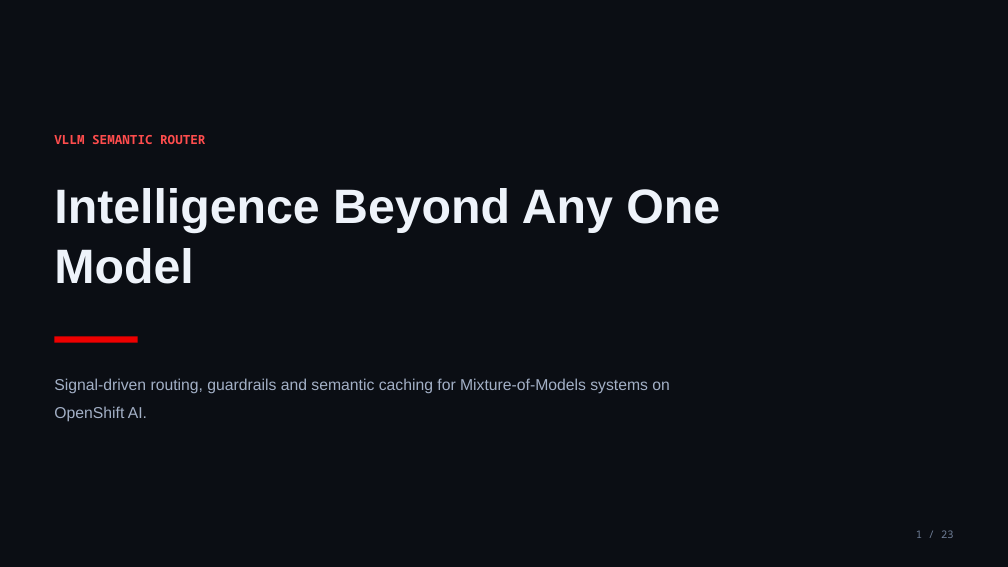
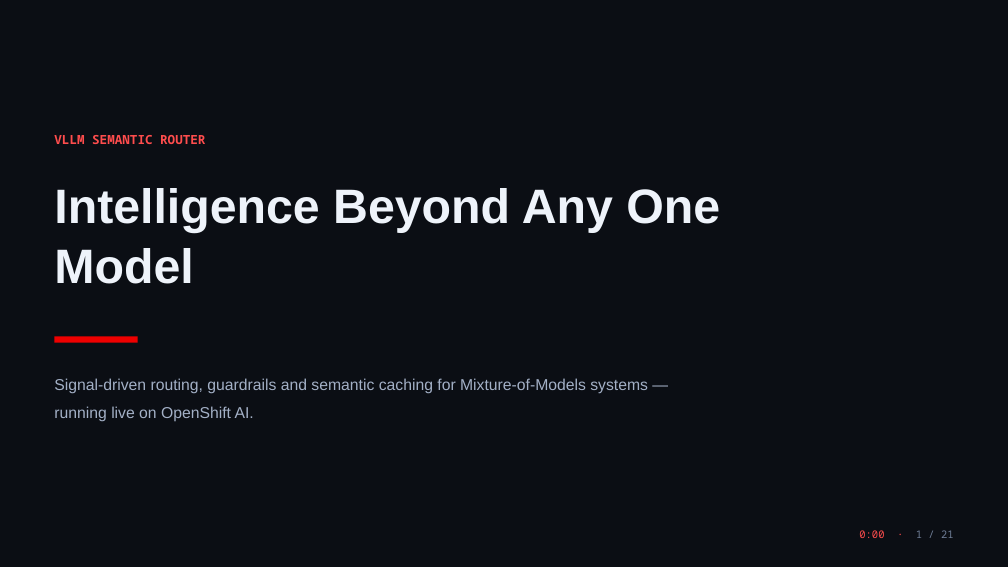
Before and after one commit to ritzshah/vllm-semantic-router-demo, a slide deck: slide 1 of docs/presentation/vLLM-Semantic-Router.pptx. Drawn at 1008x567 pixels with LibreOffice and Linux fonts; fonts in the diff are those of the drawing. Boxes give left, top, right and bottom in pixels: in the first picture for what was removed or moved away, otherwise in the second. Text is boxed around its words. In the diff, an @@ line names an element or a change of style, - is before the commit and + after.

```diff
--- a/docs/presentation/vLLM-Semantic-Router.pptx
+++ b/docs/presentation/vLLM-Semantic-Router.pptx
@@ text at [54, 378, 648, 422]: text changed @@
-Signal-driven routing, guardrails and semantic caching for Mixture-of-Models systems on OpenShift AI.
+Signal-driven routing, guardrails and semantic caching for Mixture-of-Models systems — running live on OpenShift AI.
@@ text at [859, 530, 954, 538]: text changed; text colour #6E7D96 to #FF4D4D @@
-1 / 23
+0:00 · 1 / 21
```
Also in this commit, not shown: 10 other slides changed, 10 slides added, 12 slides removed, 5 other files.
